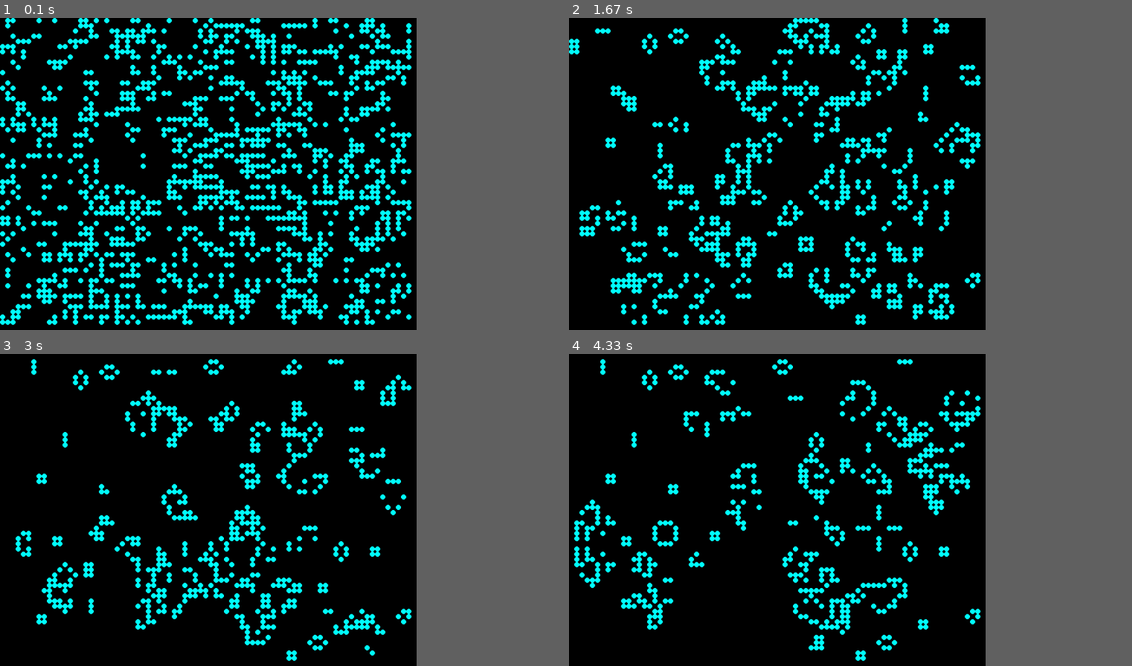
Above: before the commit, frames 1-4 (two rows, left to right).
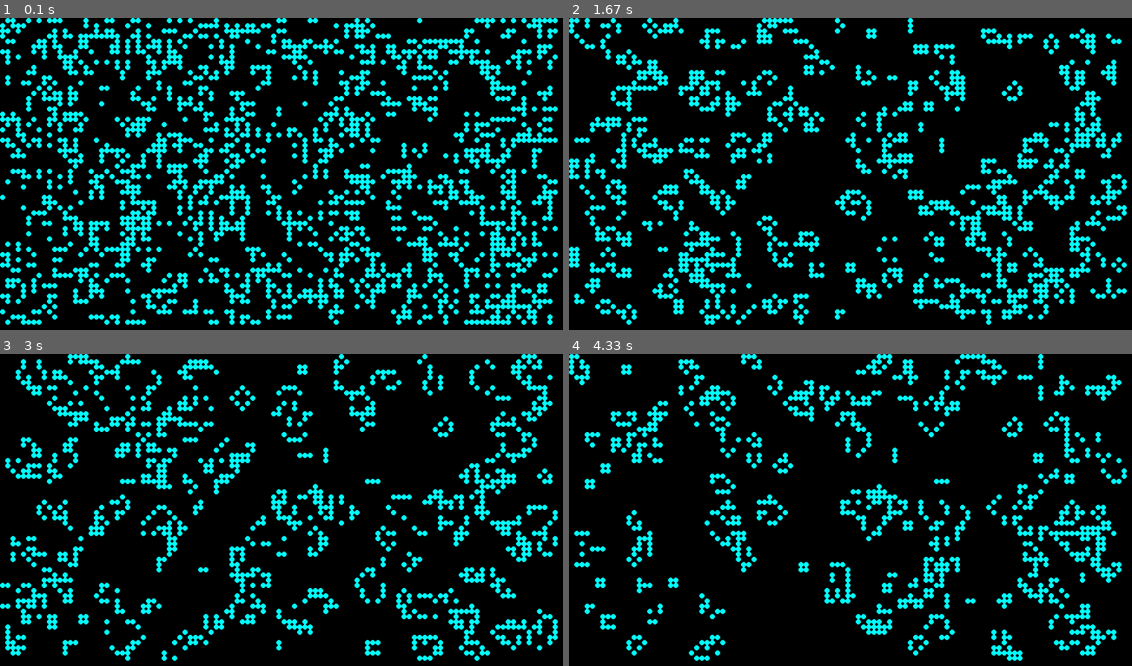
Above: after the commit, the same moments.

Repository: Yonipineda/Conways-GameOfLife
Game: pygame game, started from Single-Player/__main__.py
Two runs of this game, one before a commit and one after it. Both use one fixed random seed, a clock stepped at 60 frames per second and the inputs below.
Inputs:
- Up to frame 1 (0.1 s): no input
- Up to frame 2 (1.67 s): tap S at 0.83, 1.23 s
- Up to frame 3 (3 s): no input
- Up to frame 4 (4.33 s): no input
In our replay, the window is 666x500 before the commit and 900x500 after it. These sizes can differ from the game's own. Grey fills any space a smaller window leaves; there, only what the larger window draws over its background counts as a difference.

The runs differ from the first frame. In frame 1, 34% of the frame differs, in the area x 0-100%, y 0-99%; in frame 2, 24%; in frame 3, 21%; in frame 4, 18%.

Commit message:
Check user input function in Simulation class done.

Diff:
--- a/2-Player/utils.py
+++ b/2-Player/utils.py
@@ -179,7 +179,73 @@
 
         Hover, keyword, keyboard, gps, interaction, etc..?
         '''
-        pass
+        # checks if player tried to quit the game
+        go_back = check_quit(pygame.event.get())
+
+        # check user position
+        x, y = pygame.mouse.get_pos()
+        a, b = board.get_square(x, y)
+        if pygame.key.get_pressed()[pygame.K_SPACE] and not self.held_down["space"]:
+            self.paused = not self.paused
+        if pygame.key.get_pressed()[pygame.K_F] and not self.held_down["f"]:
+            self.gps_is_limited = not self.gps_is_limited
+            bottom_gps_log = math.log(self.bottom_gps, self.top_gps)
+            self.draw_gps_slider(screen, self.end_of_slider
+                                 - ((math.log(self.gps, self.top_gps) - bottom_gps_log)
+                                    * (self.end_of_slider - self.start_of_slider))
+                                    // (1 - bottom_gps_log), self.gps_is_limited, board)
+
+        if pygame.key.get_pressed()[pygame.K_RIGHT] and not self.held_down["right"]:
+            self.one_turn = True
+        else:
+            self.one_turn = False
+
+        if pygame.key.get_pressed()[pygame.K_RETURN]:
+            board.reset(self)
+            board.draw(screen)
+            self.paused = True
+        if pygame.mouse.get_pressed()[0]:
+            if board.size * board.width + board.cell_gap / 2 < x < (
+                board.size * board.width) + self.slider_size + board.cell_gap / 2:
+
+                if y < self.start_of_slider:  # restricts player from dragging the slider
+                    y = self.start_of_slider  # out of where it should be
+                elif y > self.end_of_slider:
+                    y = self.end_of_slider
+
+                self.gps_is_limited = True
+                self.draw_gps_slider(screen, y, self.gps_is_limited, board)
+                bottom_gps_log = math.log(self.bottom_gps, self.top_gps)
+                self.gps = self.top_gps ** (((1 - bottom_gps_log) * (self.end_of_slider - y)
+                                            / (self.end_of_slider - self.start_of_slider))
+                                            + bottom_gps_log)
+
+            elif 0 <= a < board.width + board.cushion and 0 <= b < board.height + board.cushion:
+                board.cell[a][b].birth(Square, 0)
+                board.update()
+                board.draw(screen)
+
+        if pygame.mouse.get_pressed()[2] and 0 <= a < board.width\
+                + board.cushion and 0 <= b < board.height + board.cushion:
+                board.cell[a][b].kill()
+                board.update()
+                board.draw(screen)
+
+        number_pressed = False
+
+        for key in range(pygame.K_1, pygame.K_9):
+            if pygame.key.get_pressed()[key]:
+                if not self.held_down["number"]:
+                    board.place_preset(screen, int(pygame.key.name(key)), a, b)
+                number_pressed = True
+        self.held_down["number"] = number_pressed
+        for key in (("space", "SPACE"), ("f", "f"), ("right", "RIGHT")):
+            self.held_down[key[0]] = eval("pygame.key.get_pressed()[pygame.K_%s]" % key[1])
+
+        return go_back
+
+
+
 
     def draw_gps_slider(self, screen, y, gps_limit, board):
         '''
--- a/Single-Player/GameOfLife.py
+++ b/Single-Player/GameOfLife.py
@@ -5,7 +5,7 @@
 
 class LifeGame:
 
-    def __init__(self, screen_width=800, screen_height=600, cell_size=10, alive_color=(0, 255, 255),
+    def __init__(self, screen_width=1080, screen_height=600, cell_size=10, alive_color=(0, 255, 255),
                  dead_color=(0, 0, 0), max_fps=10):
         """
         Initializes parameters
